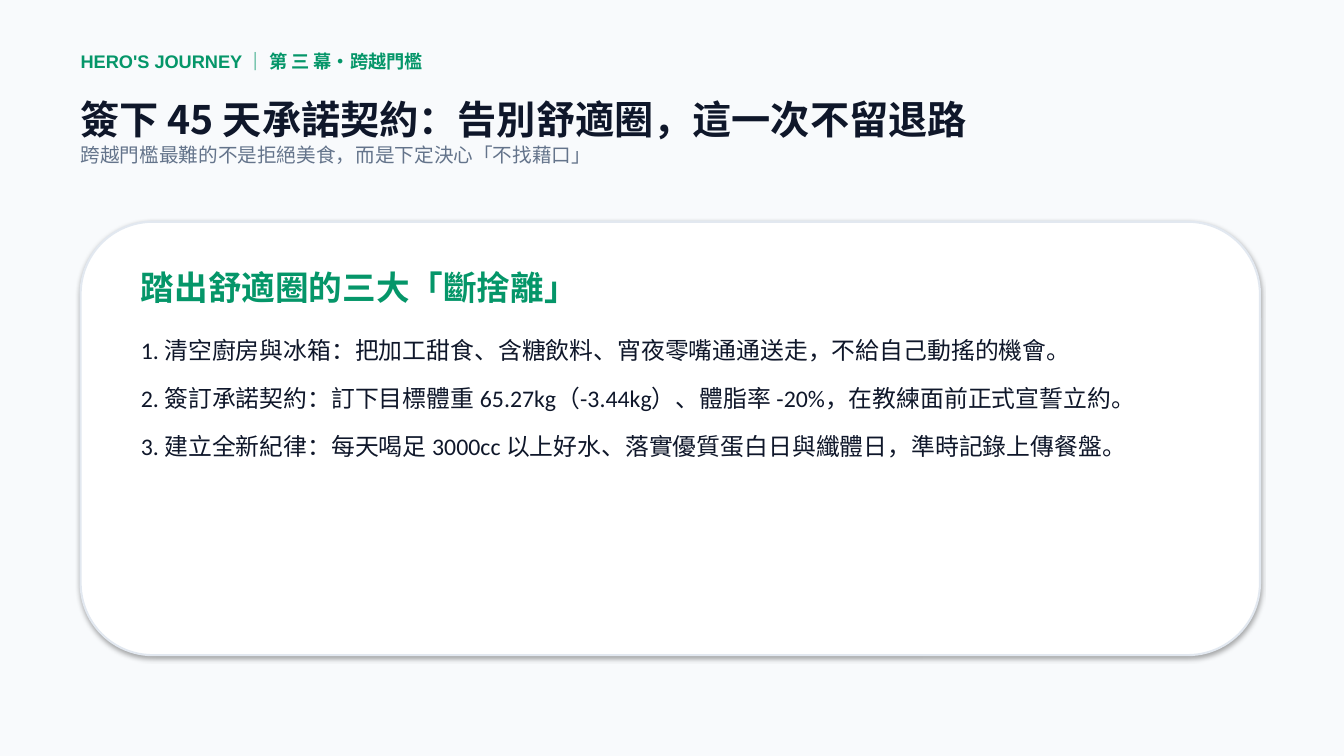
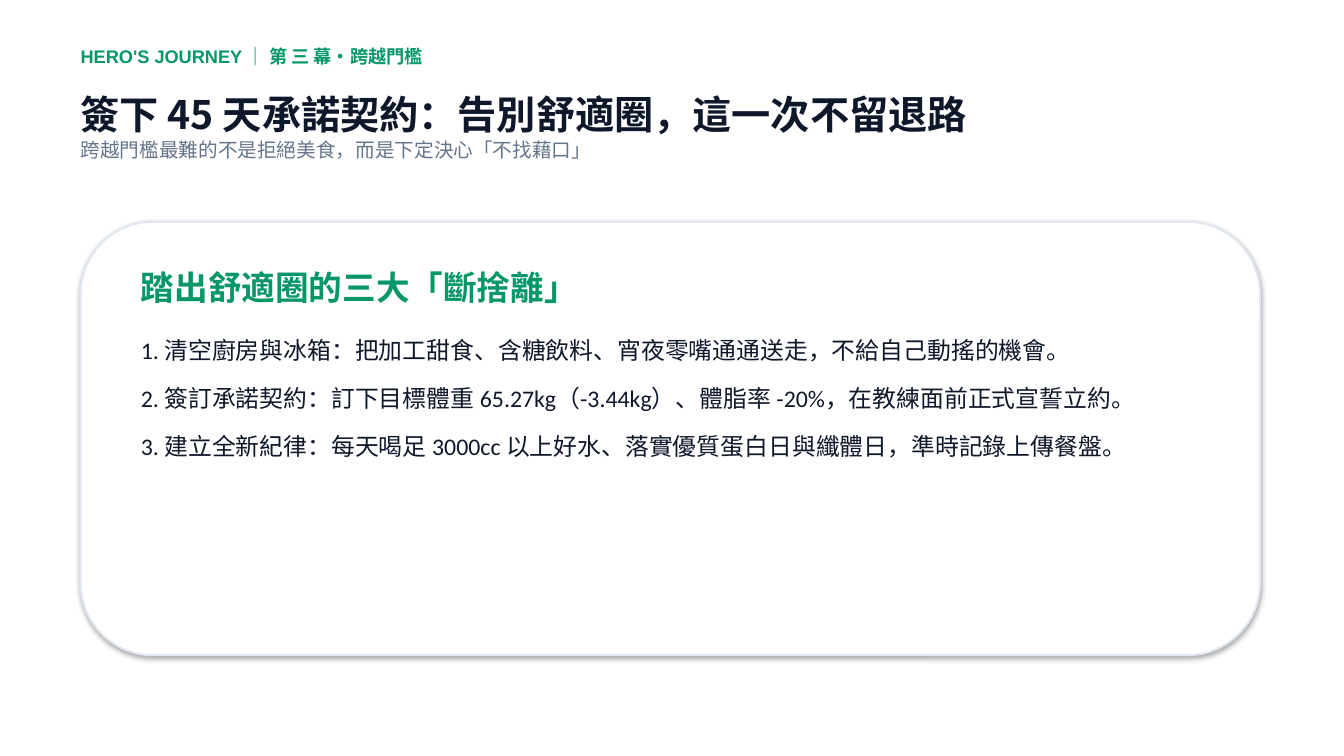
Before and after one commit to garfiwang/health-management-45days, a slide deck: slide 4 of 健管45天英雄旅程分享-王執定.pptx. Drawn at 1344x756 pixels with LibreOffice and Linux fonts; fonts in the diff are those of the drawing; background and template pictures are left out. Boxes give left, top, right and bottom in pixels: in the first picture for what was removed or moved away, otherwise in the second. Text is boxed around its words. In the diff, an @@ line names an element or a change of style, - is before the commit and + after.

```diff
--- a/健管45天英雄旅程分享-王執定.pptx
+++ b/健管45天英雄旅程分享-王執定.pptx
@@ rectangle removed at (0,0,1344,756) @@
@@ text "HERO'S JOURNEY ｜ 第 三 ...": place and size @@
-text "HERO'S JOURNEY ｜ 第 三 ..." at (81,52,423,70)
+text "HERO'S JOURNEY ｜ 第 三 ..." at (81,47,423,65)
@@ text "簽下 45 天承諾契約：告別舒適圈，這一次不留退路": place and size @@
-text "簽下 45 天承諾契約：告別舒適圈，這一次不留退路" at (81,100,967,164)
+text "簽下 45 天承諾契約：告別舒適圈，這一次不留退路" at (81,95,967,159)
```
Also in this commit, not shown: 10 other slides changed, 5 other files.
